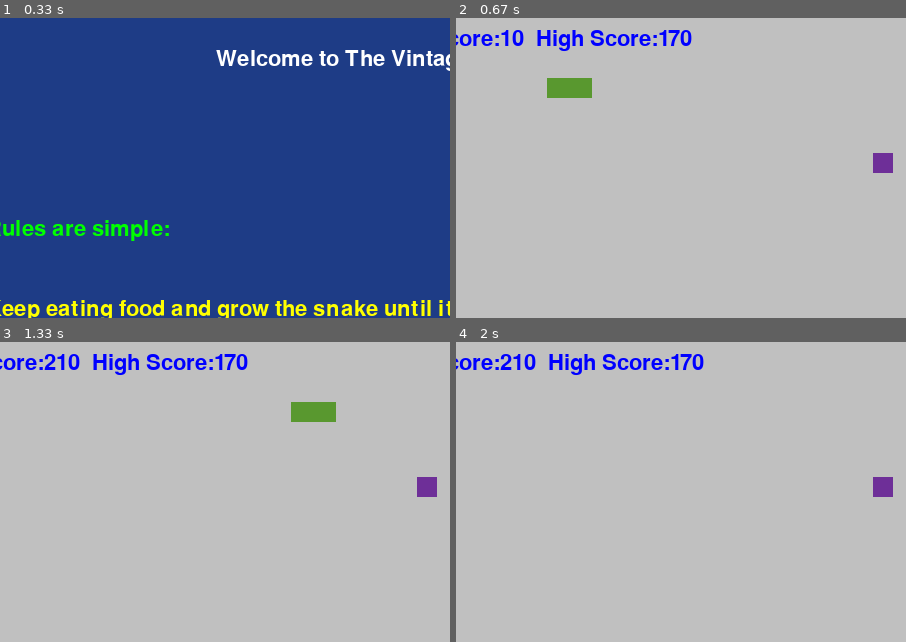
Above: before the commit, frames 1-4 (two rows, left to right).
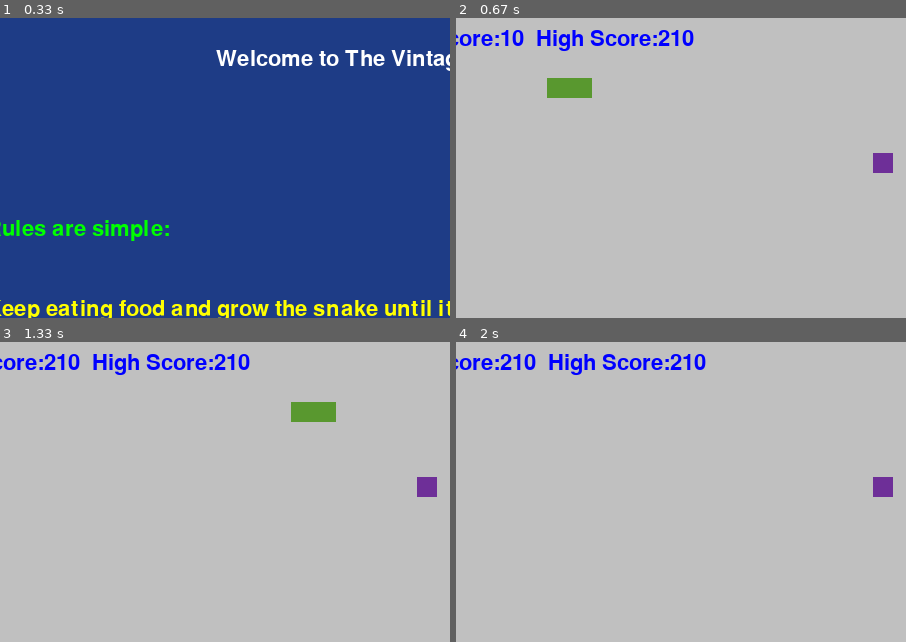
Above: after the commit, the same moments.

Repository: Shaswat125/Snake_pygame
Game: pygame game, started from Snake_game.py
Two runs of this game, one before a commit and one after it. Both use one fixed random seed, a clock stepped at 60 frames per second and the inputs below.
Inputs:
- Up to frame 1 (0.33 s): no input
- Up to frame 2 (0.67 s): tap Enter at 0.33 s
- Up to frame 3 (1.33 s): tap C at 0.67, 1 s
- Up to frame 4 (2 s): hold Up from 1.83 s (still down)
The pictures show only the part of the screen within x 4-54%, y 0-50%; the shares and areas given below are measured in that part.

Frame 1 is identical in both runs. In frame 2, 0.3% of the frame differs, in the area x 44-53%, y 4-10%; in frame 3, 0.3%; in frame 4, 0.3%.

Commit message:
Clarifid Code and make the game smoother

Diff:
--- a/HighScore.txt
+++ b/HighScore.txt
@@ -1 +1 @@
-170
+210
--- a/Snake_game.py
+++ b/Snake_game.py
@@ -1,22 +1,16 @@
 import pygame
 import random
 import os
-pygame.mixer.init()
 pygame.init()
-
 width = 900
 height = 600
 
-#to add image in game this func
 go = pygame.image.load("gameover.png")
 go = pygame.transform.scale(go,(width,height))
-
-#to add music in game this func
 pygame.mixer.init()
 pygame.mixer.music.load("music.mp3")
 pygame.mixer.music.play()
 
-#These are the colors used in the game
 yellow=(255,255,0)
 cyan=(0,255,255)
 magneta=(255,0,255)
@@ -33,19 +27,17 @@
 pygame.display.set_caption("The Vintage Snake game")
 pygame.display.update()
 
-#font for entire game and its size
 font = pygame.font.SysFont(None, 33)
+
 def text_screen(text, color, x, y):
     screen = font.render(text, True, color)
     gameWindow.blit(screen, (x, y))
 
-
 def plot_snake(gameWindow, color, snk_list, sn_size):
     for a,b in snk_list:
         pygame.draw.rect(gameWindow, dark_green, [a, b, sn_size, sn_size])
-    #it display every element of the snk_list and append accordingly
 
-#The Welcome screen of the game
+
 def welcome():
     fps=60
     clock = pygame.time.Clock()
@@ -62,7 +54,6 @@
                 if event.key == pygame.K_ESCAPE:
                     pygame.quit()
                     quit()
-            ##print(event)
             if event.type == pygame.QUIT:
                 exit_game = True
                 pygame.quit()
@@ -74,37 +65,27 @@
             pygame.display.update()
             clock.tick(fps)
 
-
-
-##  Game Loop
 def gameloop():
     exit_game = False
     game_over = False
-    x = 60  ##initial position of snake
+    x = 60
     y = 60
     sn_size = 20
-    clock = pygame.time.Clock()  #
+    clock = pygame.time.Clock()
     fps = 60
     in_velocity = 5
     speed_x = 5
     speed_y = 0
-    # make score print on display board
-
-
     if(not os.path.exists("HighScore.txt")):
         f = open("HighScore.txt", "w")
         f.write("0")
         f.close()
-
     f = open("HighScore.txt", "r")
     hi_score = f.read()
     f.close()
 
-    ##for increasing length of snake
     snk_list = []
     snk_length = 1
-
-
     food_x = random.randint(30, width / 2)
     food_y = random.randint(30, height / 2)
     score = 0
@@ -116,11 +97,8 @@
             f.close()
             gameWindow.fill(silver)
             gameWindow.blit(go,(0,0))
-
             text_screen("Press enter to play again", white, 300, 520)
-
             for event in pygame.event.get():
-                ##print(event)
                 if event.type == pygame.QUIT:
                     exit_game = True
                     pygame.quit()
@@ -133,11 +111,8 @@
                         exit_game = True
                         pygame.quit()
                         quit()
-        #this was to make game over when snake hits walls and ask to restart
-
         else:
             for event in pygame.event.get():
-                ##print(event)
                 if event.type == pygame.QUIT:
                     exit_game = True
 
@@ -157,10 +132,10 @@
                     if event.key == pygame.K_DOWN:
                         speed_y = in_velocity
                         speed_x = 0
-                    #For cheat codes, to increase score without eating food is c
+                    # To increase score press c
                     if event.key == pygame.K_c:
                         score+=100
-                    #cheat code to decrease velocity is v
+                    # To decrease velocity press v
                     if event.key == pygame.K_v:
                         in_velocity-=1
                 if event.type == pygame.KEYDOWN:
@@ -168,8 +143,6 @@
                         exit_game = True
                         pygame.quit()
                         quit()
-
-            # changing speed
             x += speed_x
             y += speed_y
 
@@ -178,9 +151,6 @@
 
             gameWindow.fill(silver)
             text_screen("Score:" + str(score)+ "  High Score:"+str(hi_score), blue, 10, 10)
-            ##prints score on display
-
-
             plot_snake(gameWindow,red, snk_list,sn_size)
 
             pygame.draw.rect(gameWindow, purple, [food_x, food_y, sn_size, sn_size])
@@ -190,13 +160,11 @@
                 food_x = random.randint(10, width / 1.5)
                 food_y = random.randint(10, height / 2)
                 snk_length+=5
-                #only when the snake eats food its size should be increased
                 if score>int(hi_score):
                     hi_score=score
                     f = open("HighScore.txt", "w")
                     f.write(str(hi_score))
                     f.close()
-            #we append head because initially we need a head
             head=[]
             head.append(x)
             head.append(y)
@@ -206,14 +174,10 @@
 
             if head in snk_list[:-1]:
                 game_over=True
-            ##[:-1] is to stop taking last element
-
         clock.tick(fps)
         pygame.display.update()
-
     pygame.quit()
     quit()
-
 if True:
     welcome()
     gameloop()
